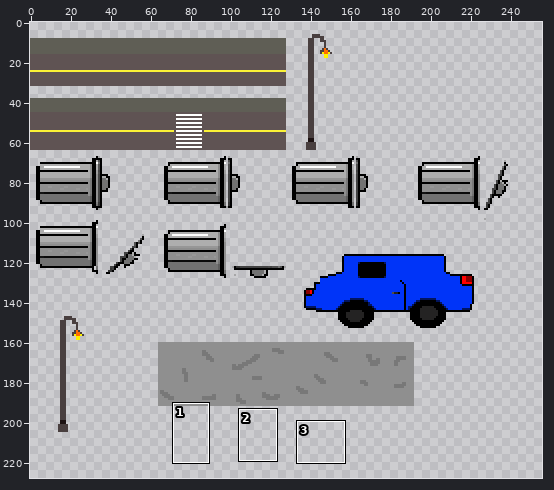
Edited in one commit: sprite sheet (sprites/Cena urbana/tileset novo/tileset_urbano_novo.png). Above, an overview of the earlier version with the close-up marked.
Close-up. First the earlier version:
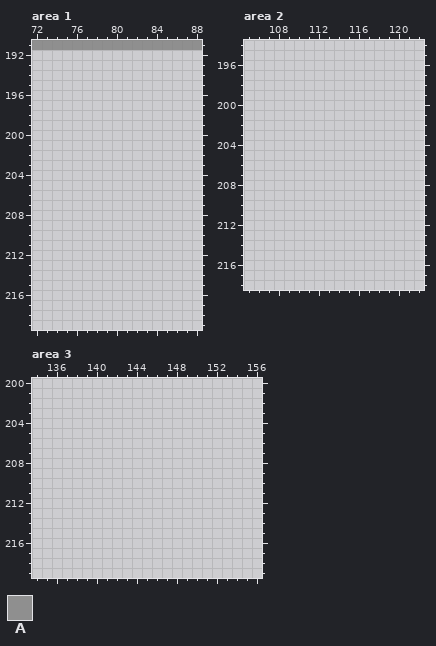
The file is 256x256 pixels. Pixels under 10% opacity are left out. Colours within 5 levels of each other are drawn and written as one. Shown: area 1: x 72..88, y 191..219; area 2: x 105..122, y 194..218; area 3: x 134..156, y 200..219. The wide view leaves out empty margins. The commit also changed other parts of the picture, which this record leaves out.
Palette (. is transparent): A #8f8f8f
Pixels before, area 1, first column x 72:
191 AAAAAAAAAAAAAAAAA
The same view after the edit:
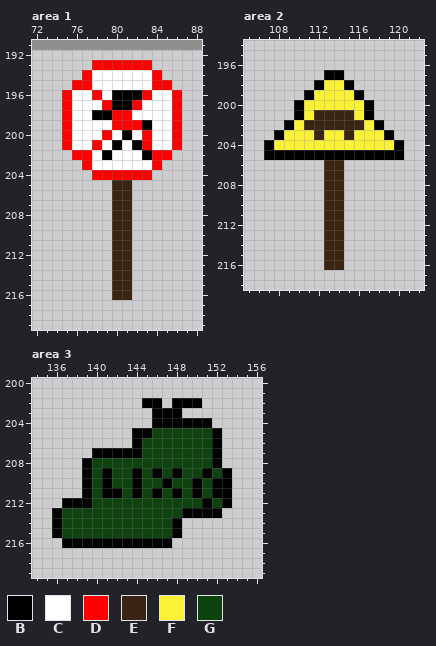
Colours new in this view: B #000000  C #ffffff  D #ff0000  E #3a2512  F #fbf236  G #0e420e
The exact change:
Area 1:
Colour B now appears in row 196 at x 80 to 82; in row 197 at x 80 to 81; in row 198 at x 78 to 79; in row 199 at x 83; in row 200 at x 81; in row 201 at x 80 and 82.
Colour B now appears in row 202 at x 79 and 83.
Colour C now appears in rows 194 to 195 at x 78 to 83; in row 196 at x 76 to 77, 79 and 84 to 85; in row 197 at x 76 to 78 and 83 to 85; in row 198 at x 76 to 77 and 82 to 85; in row 199 at x 76 to 79 and 84 to 85; in row 200 at x 76 to 78, 80, 82 and 84 to 85.
Colour C now appears in row 201 at x 76 to 77, 79, 81 and 84 to 85; in row 202 at x 78 and 80 to 82; in row 203 at x 78 to 83.
Colour D now appears in row 193 at x 78 to 83; in row 194 at x 77 and 84; in row 195 at x 76 to 77 and 84 to 85; in row 196 at x 75, 78, 83 and 86; in row 197 at x 75, 79, 82 and 86; in row 198 at x 75, 80 to 81 and 86.
Colour D now appears in row 199 at x 75, 80 to 82 and 86; in row 200 at x 75, 79, 83 and 86; in row 201 at x 75, 78, 83 and 86; in row 202 at x 76 to 77 and 84 to 85; in row 203 at x 77 and 84; in row 204 at x 78 to 83.
Colour E now appears in rows 205 to 216 at x 80 to 81.
Area 2:
Colour B now appears in row 197 at x 113 to 114; in row 198 at x 112 and 115; in row 199 at x 111 and 116; in rows 200 to 201 at x 110 and 117; in row 202 at x 109 and 118; in row 203 at x 108 and 119.
Colour B now appears in row 204 at x 107 and 120; in row 205 at x 107 to 120.
Colour E now appears in row 201 at x 112 to 115; in row 202 at x 111 to 116; in row 203 at x 112 and 115; in rows 206 to 216 at x 113 to 114.
Colour F now appears in row 198 at x 113 to 114; in row 199 at x 112 to 115; in row 200 at x 111 to 116; in row 201 at x 111 and 116; in row 202 at x 110 and 117; in row 203 at x 109 to 111, 113 to 114 and 116 to 118.
Colour F now appears in row 204 at x 108 to 119.
Area 3:
Colour B now appears in row 202 at x 145 to 146 and 148 to 150; in row 203 at x 146 to 148; in row 204 at x 146 to 151; in row 205 at x 144 to 145 and 152; in row 206 at x 144 and 152; in row 207 at x 140 to 144 and 152.
Colour B now appears in row 208 at x 139 and 152; in row 209 at x 139, 141, 144, 146, 148, 151 and 153; in row 210 at x 139, 141, 144, 147, 150 and 152 to 153; in row 211 at x 139, 141 to 142, 144, 146, 148, 150 and 152 to 153; in row 212 at x 137 to 139, 151 and 153; in row 213 at x 136 and 149 to 152.
Colour B now appears in rows 214 to 215 at x 136 and 148; in row 216 at x 137 to 147.
Colour G now appears in row 205 at x 146 to 151; in rows 206 to 207 at x 145 to 151; in row 208 at x 140 to 151; in row 209 at x 140, 142 to 143, 145, 147, 149 to 150 and 152; in row 210 at x 140, 142 to 143, 145 to 146, 148 to 149 and 151; in row 211 at x 140, 143, 145, 147, 149 and 151.
Colour G now appears in row 212 at x 140 to 150 and 152; in row 213 at x 137 to 148; in rows 214 to 215 at x 137 to 147.
Changed places in both close-ups, as pixel boxes (x1, y1, x2, y2):
added: (62, 60, 182, 300)
added: (264, 70, 404, 270)
added: (52, 398, 232, 548)
